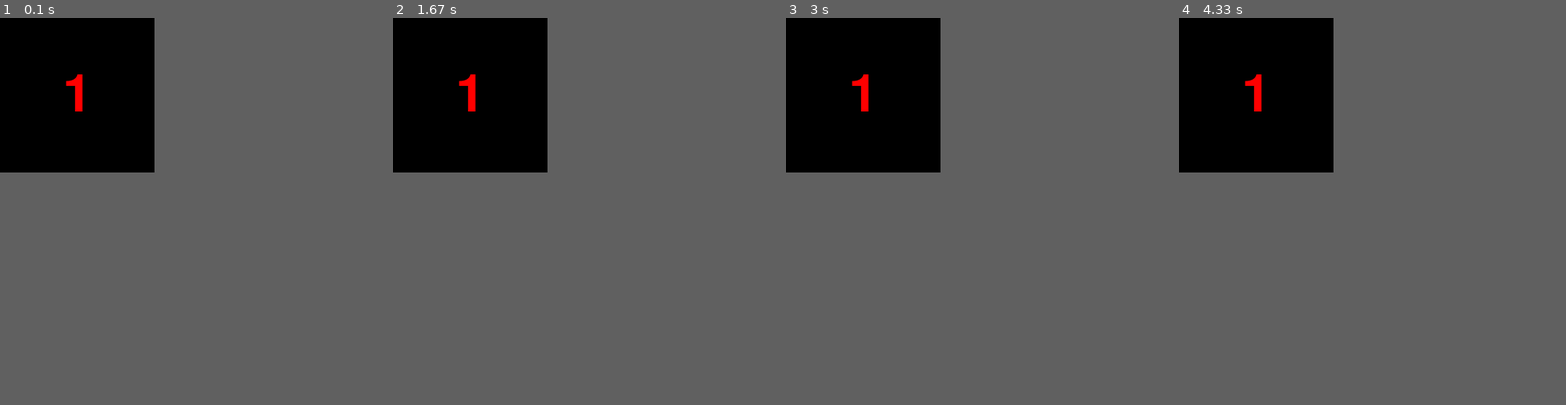
Above: before the commit, frames 1-4 (left to right).
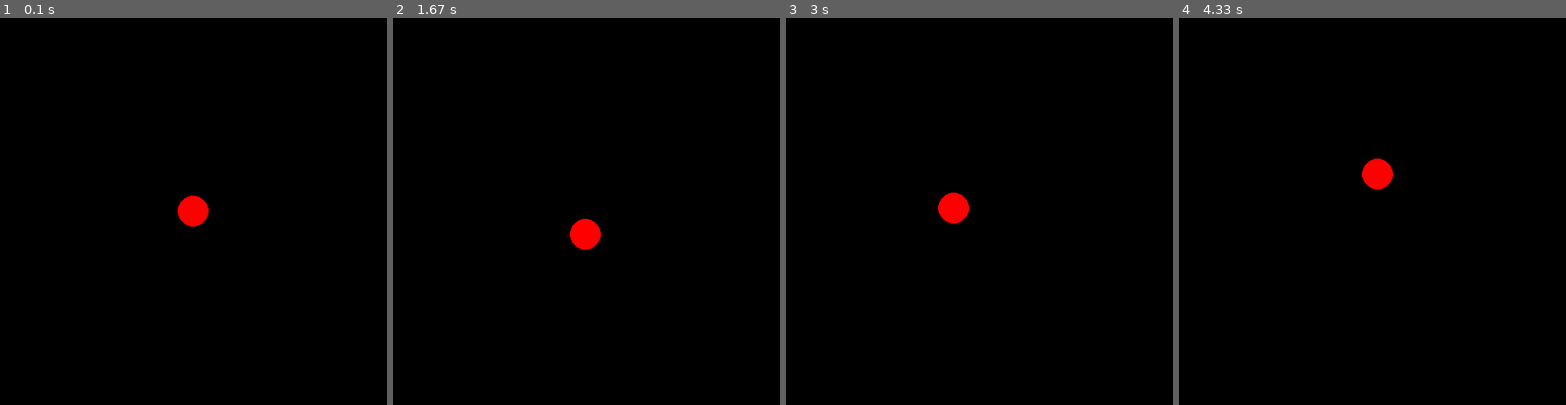
Above: after the commit, the same moments.

Repository: AidarusIkarus/pygame
Game: pygame game, started from main.py
Two runs of this game, one before a commit and one after it. Both use one fixed random seed, a clock stepped at 60 frames per second and the inputs below.
Inputs (mouse positions are in pixels of both pictures, inside the frame that each line leads up to):
- Up to frame 1 (0.1 s): no input
- Up to frame 2 (1.67 s): click (571, 226) at 0.38 s; click (586, 234) at 0.72 s; click (466, 153) at 1.05 s; click (729, 346) at 1.38 s
- Up to frame 3 (3 s): click (987, 79) at 1.72 s; click (960, 312) at 2.05 s; click (967, 145) at 2.38 s; click (925, 130) at 2.72 s
- Up to frame 4 (4.33 s): click (1473, 176) at 3.05 s; click (1492, 203) at 3.38 s; click (1453, 141) at 3.72 s; click (1260, 137) at 4.05 s
In our replay, the window is 200x200 before the commit and 501x501 after it. These sizes can differ from the game's own. Grey fills any space a smaller window leaves; there, only what the larger window draws over its background counts as a difference.

The runs differ from the first frame. In frame 1, 0.7% of the frame differs, in the area x 16-54%, y 14-54%; in frame 2, 0.7%; in frame 3, 0.7%; in frame 4, 0.7%.

Commit message:
pg2 5 К щелчку

Diff:
--- a/main.py
+++ b/main.py
@@ -3,25 +3,39 @@
 if __name__ == '__main__':
     pygame.init()
     pygame.font.init()
-    pygame.display.set_caption('Я слежу за тобой!')
-    size = (200, 200)
+    pygame.display.set_caption('К щелчку')
+    size = (501, 501)
 
     screen = pygame.display.set_mode(size)
     clock = pygame.time.Clock()
     running = True
-    count = 1
+    x, y = int(501 / 2), int(501 / 2)
+    dest_x, dest_y = x, y
 
     while running:
         for event in pygame.event.get():
             if event.type == pygame.QUIT:
                 running = False
-            if event.type == pygame.ACTIVEEVENT and event.state == pygame.APPACTIVE and event.gain == 0:
-                count += 1
+            if event.type == pygame.MOUSEBUTTONDOWN:
+                dest_x, dest_y = event.pos
 
-        out = pygame.font.Font(None, 100).render(str(count), True, 'red')
-        screen.blit(out, (100 - out.get_rect().width / 2, 100 - out.get_rect().height / 2))
-        pygame.display.update()
+        dif_x, dif_y = x - dest_x, y - dest_y
+        if x != dest_x or y != dest_y:
+            if dif_x < 0:
+                x += 1
+            elif dif_x > 0:
+                x -= 1
+            if dif_y < 0:
+                y += 1
+            elif dif_y > 0:
+                y -= 1
+        else:
+            pass
+        x, y = int(x), int(y)
+
+        pygame.draw.circle(screen, 'red', (x, y), 20)
         pygame.display.flip()
         screen.fill('black')
+        clock.tick(60)
 
     pygame.quit()
